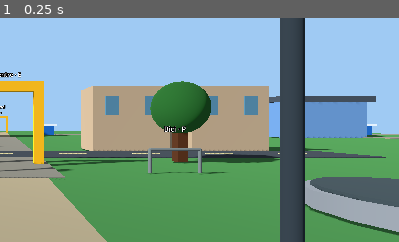
Above: before the commit, frame 1.
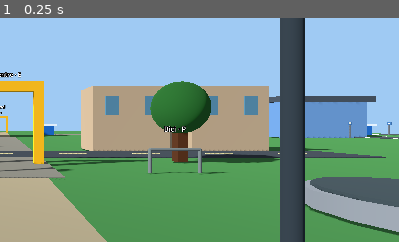
Above: after the commit, the same moment.

Repository: holovin777/living-alibi
Game: Godot game, scene res://scenes/park.tscn
Same seed, same stepped clock (60 frames per second), same inputs: the game is played once before the commit and once after it.
Inputs:
- Up to frame 1 (0.25 s): no input
The pictures show only the part of the screen within x 50-100%, y 26-76%; the shares and areas given below are measured in that part.

The runs differ from the first frame. In frame 1, 0.2% of the frame differs, in the area x 87-100%, y 46-55%.

Commit message:
feat(godot): motor road markings, compact cars and walkable service garage

Diff:
--- a/godot/scripts/ParkDemo.gd
+++ b/godot/scripts/ParkDemo.gd
@@ -448,6 +448,7 @@
                         Vector3(offset, 1.1, 5.0))
         "WORKSHOP":
             _building("Mechanical workshop", Color(0.41, 0.51, 0.59))
+            _build_motor_court()
             _box(_scenery, Vector3(4.0, 1.2, 2.0), Color(0.27, 0.30, 0.32),
                     Vector3(-8.0, 0.7, 7.0))
         "OFFICE":
@@ -515,10 +516,34 @@
                 TownLayout.world_center(place_id)).normalized()
         _road_links[direction] = str(id)
         var vertical := absf(direction.z) > 0.5
-        var dimensions := Vector3(4.0,0.05,15.0) if vertical else Vector3(15.0,0.05,4.0)
-        _box(roads, dimensions, Color(0.49,0.47,0.42),
+        var motor := TownLayout.motor_road(place_id,str(id))
+        var width := 6.4 if motor else 4.0
+        var dimensions := Vector3(width,0.05,15.0) if vertical else Vector3(15.0,0.05,width)
+        _box(roads, dimensions, Color("#42484b") if motor else Color(0.49,0.47,0.42),
                 direction * 16.5 + Vector3(0,0.025,0))
+        if motor:
+            _mark_motor_road(roads,direction)
         _sign(roads, str(TownLayout.LABELS.get(id,str(id).capitalize())), direction * 19.0 + Vector3(0,2.8,0))
+
+func _mark_motor_road(parent: Node3D,direction: Vector3) -> void:
+    var lane := Node3D.new()
+    lane.name = "MotorLane"
+    lane.rotation.y = atan2(direction.x,direction.z)
+    parent.add_child(lane)
+    var white := Color("#ddd9c7")
+    # Standardise on z-forward in lane-local coordinates. Geometry is
+    # symmetric on both sides of a chunk seam.
+    for x in [-3.0,3.0]:
+        _box(lane,Vector3(0.10,0.018,14.9),white,Vector3(x,0.06,16.5))
+    for z in [13.5,16.5,19.5,22.5]:
+        _box(lane,Vector3(0.10,0.018,1.25),white,Vector3(0,0.06,z))
+    for i in range(9):
+        _box(lane,Vector3(0.34,0.022,1.5),white,Vector3(-2.6+float(i)*0.65,0.065,11.0))
+    # Small roadside crossing markers, outside the road corridor.
+    for x in [-3.7,3.7]:
+        _box(lane,Vector3(0.12,1.8,0.12),Color("#686c70"),Vector3(x,0.9,11.0))
+        _box(lane,Vector3(0.45,0.45,0.12),Color("#416d9c"),Vector3(x,1.8,11.0))
+        _box(lane,Vector3(0.25,0.25,0.14),white,Vector3(x,1.8,11.0))
 
 func _road_destination(at: Vector3, minimum: float) -> String:
     for key in _road_links:
@@ -662,6 +687,71 @@
     parked.rotation.y = PI/2.0
     parked.visible = false
     _sign(rack,"Bici · P",Vector3(0,1.5,0))
+
+func _build_motor_court() -> void:
+    var court := Node3D.new()
+    court.name = "OfficinaMotorCourt"
+    _scenery.add_child(court)
+    # Keep the rack, kiosk, main paths and district seams clear.
+    var asphalt := Color("#52585b")
+    var white := Color("#ddd9c7")
+    _box(court,Vector3(11,0.05,8),asphalt,Vector3(-9,0.015,-9))
+    for x in [-14.5,-11.75,-9.0,-6.25,-3.5]:
+        _box(court,Vector3(0.09,0.018,5.3),white,Vector3(x,0.055,-10.0))
+    _box(court,Vector3(11,0.018,0.1),white,Vector3(-9,0.055,-12.65))
+    _sign(court,"Parcheggio",Vector3(-9,2.2,-13.2))
+    var car := _make_city_car(court,Color("#7191a4"))
+    car.position = Vector3(-13.1,0,-10)
+    _add_obstacle(car.position,Vector2(1.85,3.6))
+    # Ground-level two-bay service garage, front open toward z=7.
+    var garage := Node3D.new()
+    garage.name = "ServiceGarage"
+    court.add_child(garage)
+    var plaster := Color("#c3b6a0")
+    _box(garage,Vector3(10,0.08,8),Color("#92918a"),Vector3(10,0.025,11.5))
+    for x in [5.0,10.0,15.0]:
+        _room_wall(garage,Vector3(x,0,11.5),Vector2(0.32,8),plaster)
+    _room_wall(garage,Vector3(10,0,15.5),Vector2(10,0.32),plaster)
+    _box(garage,Vector3(10.5,0.3,8.4),Color("#6f7173"),Vector3(10,3.15,11.5))
+    _box(garage,Vector3(10.5,0.5,0.35),plaster,Vector3(10,2.85,7.45))
+    _sign(garage,"Autorimessa · Officina",Vector3(10,3.7,7.3))
+    _sign(garage,"Bay 1",Vector3(7.5,2.45,7.35))
+    _sign(garage,"Bay 2",Vector3(12.5,2.45,7.35))
+    for at in [Vector3(7.5,2.8,11.5),Vector3(12.5,2.8,11.5)]:
+        var light := OmniLight3D.new()
+        light.position = at
+        light.light_color = Color("#fff0d3")
+        light.light_energy = 1.1
+        light.omni_range = 6.0
+        garage.add_child(light)
+    var service_car := _make_city_car(garage,Color("#ae8771"))
+    service_car.position = Vector3(12.5,0,12)
+    _add_obstacle(service_car.position,Vector2(1.85,3.6))
+
+func _make_city_car(parent: Node3D,paint: Color) -> Node3D:
+    var car := Node3D.new()
+    car.name = "CityCar"
+    parent.add_child(car)
+    var dark := Color("#303638")
+    var glass := Color("#536d79")
+    _box(car,Vector3(1.78,0.60,3.5),paint,Vector3(0,0.62,0))
+    _box(car,Vector3(1.64,0.65,1.9),paint,Vector3(0,1.23,0.22))
+    _box(car,Vector3(1.45,0.45,0.07),glass,Vector3(0,1.23,-0.76))
+    _box(car,Vector3(1.45,0.45,0.07),glass,Vector3(0,1.23,1.2))
+    for side in [-1.0,1.0]:
+        for z in [-0.25,0.69]:
+            _box(car,Vector3(0.07,0.44,0.76),glass,Vector3(side*0.835,1.27,z))
+        for z in [-1.08,1.08]:
+            var wheel := _cylinder(car,0.32,0.20,dark,Vector3(side*0.82,0.34,z))
+            wheel.rotation_degrees.z = 90
+            var hub := _cylinder(car,0.16,0.04,Color("#a6aaa7"),Vector3(side*0.94,0.34,z))
+            hub.rotation_degrees.z = 90
+        _box(car,Vector3(0.34,0.19,0.08),Color("#eee5bb"),Vector3(side*0.60,0.70,-1.79))
+        _box(car,Vector3(0.28,0.18,0.08),Color("#b33b36"),Vector3(side*0.65,0.7,1.79))
+    for z in [-1.77,1.77]:
+        _box(car,Vector3(1.75,0.16,0.13),dark,Vector3(0,0.43,z))
+        _box(car,Vector3(0.40,0.12,0.03),Color("#e7e6de"),Vector3(0,0.60,z*1.035))
+    return car
 
 func _build_farm() -> void:
     var farm := Node3D.new()
--- a/godot/scripts/TownMap.gd
+++ b/godot/scripts/TownMap.gd
@@ -15,6 +15,7 @@
 const LABELS := {
     "NORTH_RESIDENCES": "North homes", "SOUTH_RESIDENCES": "South homes", "CENTRO": "Centro storico", "PORTICI": "Via dei Portici", "FARM": "Cascina"
 }
+const MOTOR_DISTRICTS := ["OFFICE","LIBRARY","WORKSHOP","FACTORY","QUARRY"]
 const TILE_SPACING := 48.0
 var current_place := "PARK"
 var travel_minutes: Dictionary = {}
@@ -31,6 +32,9 @@
     var a: Vector2i = DISTRICTS[first]
     var b: Vector2i = DISTRICTS[second]
     return absi(a.x-b.x)+absi(a.y-b.y) == 1
+
+static func motor_road(first: String, second: String) -> bool:
+    return adjacent(first,second) and first in MOTOR_DISTRICTS and second in MOTOR_DISTRICTS
 
 func _ready() -> void:
     custom_minimum_size = Vector2(570, 432)
@@ -56,7 +60,10 @@
     for a in DISTRICTS:
         for b in DISTRICTS:
             if str(a) < str(b) and adjacent(str(a),str(b)):
-                draw_line(_point(str(a)),_point(str(b)),Color("#86948a"),10.0,true)
+                var motor := motor_road(str(a),str(b))
+                draw_line(_point(str(a)),_point(str(b)),Color("#68747a") if motor else Color("#86948a"),14.0 if motor else 10.0,true)
+                if motor:
+                    draw_line(_point(str(a)),_point(str(b)),Color("#d7d5c2"),1.0,true)
     for id in DISTRICTS:
         var center := _point(str(id))
         var rect := Rect2(center-Vector2(50,29),Vector2(100,58))
--- a/godot/tests/SceneNavigationSmoke.gd
+++ b/godot/tests/SceneNavigationSmoke.gd
@@ -215,6 +215,25 @@
     if not _check(world._movement_speed() == world.WALK_SPEED,
             "walking mode restores ordinary movement"):
         return
+
+    if not _check(layout.motor_road("WORKSHOP","FACTORY")
+            and layout.motor_road("FACTORY","WORKSHOP")
+            and not layout.motor_road("PARK","CENTRO"),
+            "motor links are symmetric and historic square remains pedestrian"):
+        return
+    world._on_world_updated(_world("WORKSHOP","Workshop"))
+    if not _check(world._scenery.has_node("OfficinaMotorCourt/ServiceGarage/CityCar")
+            and world._scenery.has_node("DistrictRoads/MotorLane")
+            and not world._can_stand(Vector3(-13.1,0,-10),world.WALKER_RADIUS),
+            "parking court has a solid car and marked motor links"):
+        return
+    var garage_entry: Vector3 = world._move_on_ground(Vector3(7.5,0,5),Vector3(0,0,7),world.WALKER_RADIUS)
+    if not _check(garage_entry.z > 11.9
+            and not world._can_stand(Vector3(10,0,12),world.WALKER_RADIUS)
+            and world._road_destination(Vector3(0,0,-23.9),23.8) == "FACTORY",
+            "open garage bay remains walkable, walls and district seam intact"):
+        return
+    world._on_world_updated(_world("PARK","Park"))
 
     # Physical footprints: long steps cannot tunnel through solid objects.
     var kiosk_stop: Vector3 = world._move_on_ground(Vector3(7,0,6),
